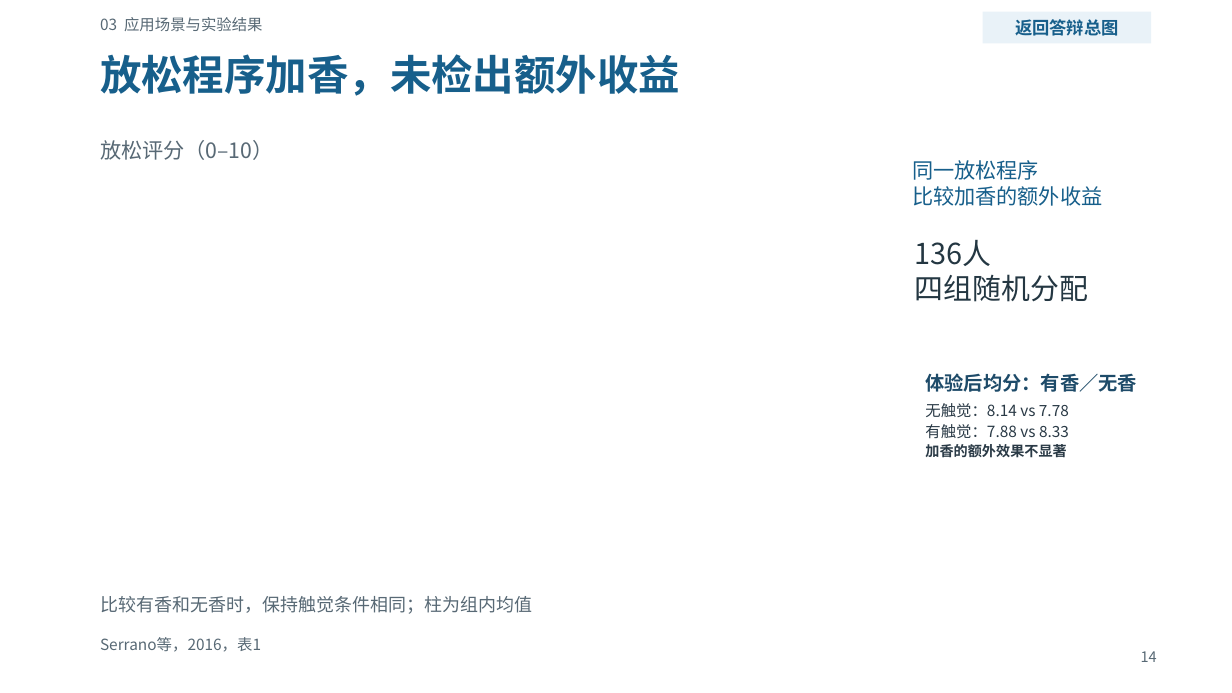
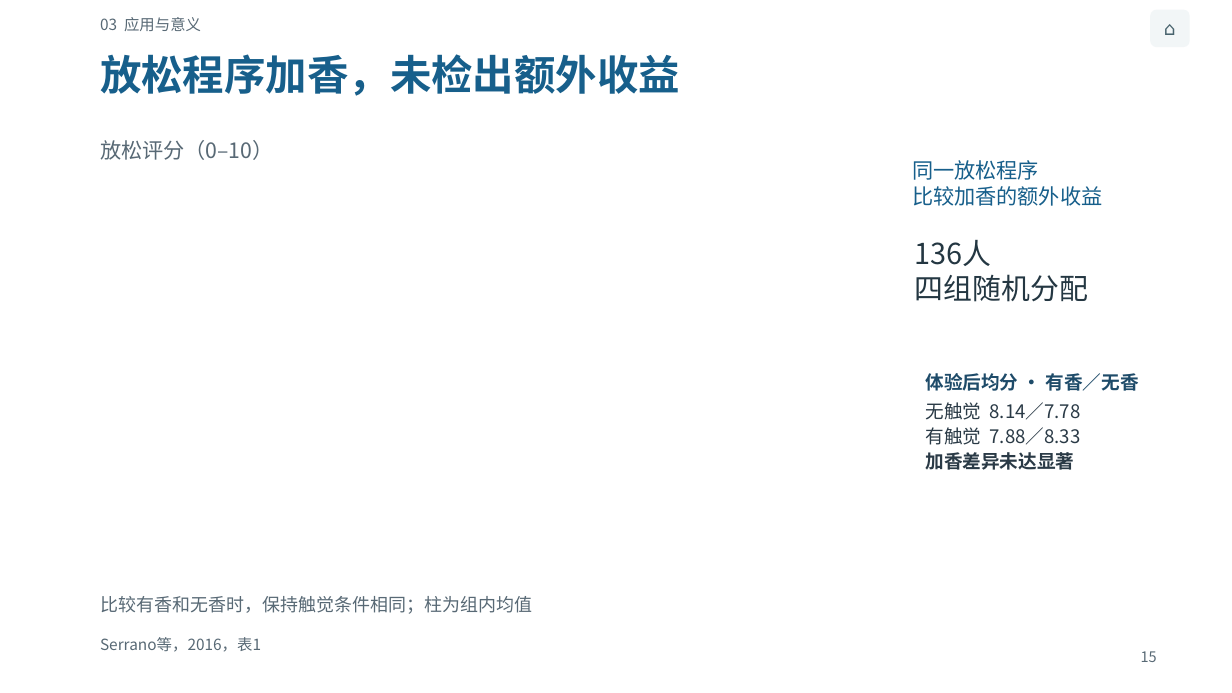
Before and after one commit to Cyh29hao/sjtu-olfaction-vr-2026, a slide deck: slide 15 of release/v3/olfaction-vr-v3.pptx (slide 14 before the commit). Drawn at 1232x693 pixels with LibreOffice and Linux fonts; fonts in the diff are those of the drawing. Boxes give left, top, right and bottom in pixels: in the first picture for what was removed or moved away, otherwise in the second. Text is boxed around its words. In the diff, an @@ line names an element or a change of style, - is before the commit and + after.

```diff
--- a/release/v3/olfaction-vr-v3.pptx
+++ b/release/v3/olfaction-vr-v3.pptx
@@ text at (100,17,201,31): text changed @@
-03 应用场景与实验结果
+03 应用与意义
@@ rectangle removed at (983,11,1152,43) @@
-返回答辩总图
@@ rounded rectangle added at (1151,9,1190,47), fill #F2F6F7, 14.5 pt, text #48636D @@
+⌂
@@ text at (925,373,1139,470): text changed; size 12 to 14.5 pt @@
-体验后均分：有香／无香
-无触觉：8.14 vs 7.78
-有触觉：7.88 vs 8.33
-加香的额外效果不显著
+体验后均分 · 有香／无香
+无触觉 8.14／7.78
+有触觉 7.88／8.33
+加香差异未达显著
@@ text at (1141,651,1157,662): text changed @@
-14
+15
```
Also in this commit, not shown: 16 other slides changed, 10 slides added, 6 slides removed, 48 other files.
